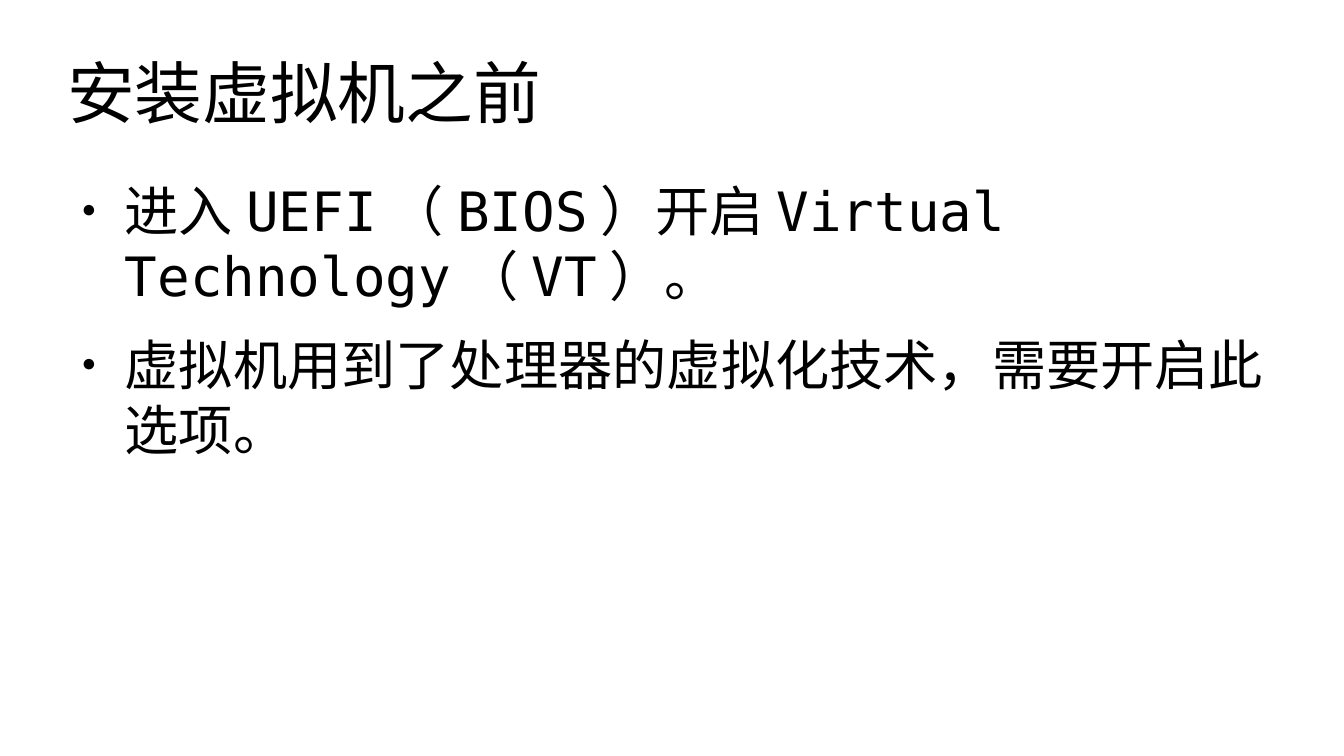
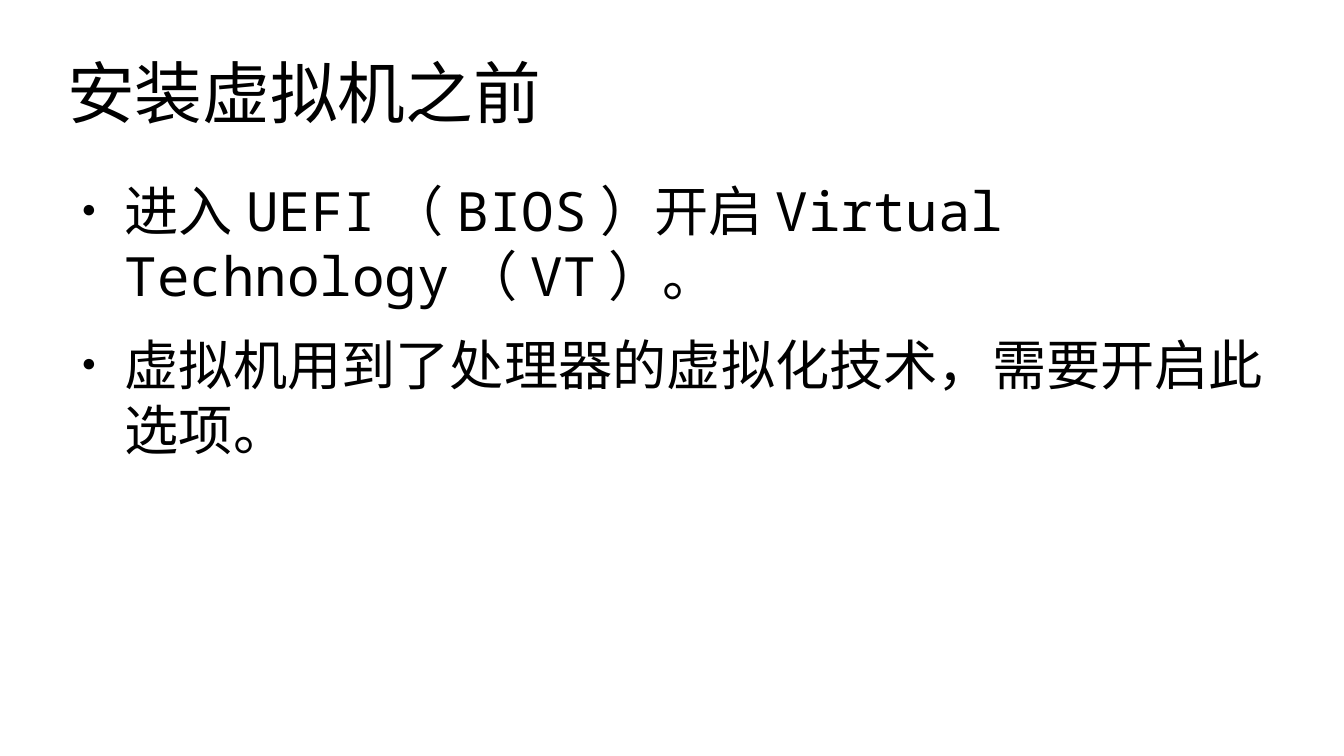
Before and after one commit to master-genius/linux-system, a slide deck: slide 6 of materials/slides/ch00-准备工作.odp. Drawn at 1344x756 pixels with LibreOffice and Linux fonts; fonts in the diff are those of the drawing. Boxes give left, top, right and bottom in pixels: in the first picture for what was removed or moved away, otherwise in the second. Text is boxed around its words. In the diff, an @@ line names an element or a change of style, - is before the commit and + after.

```diff
--- a/materials/slides/ch00-准备工作.odp
+++ b/materials/slides/ch00-准备工作.odp
@@ text "进入UEFI（BIOS）开启Virtual Technology（VT）。" at (x1=125, y1=184, x2=1263, y2=454): font DejaVu Sans Mono to Noto Sans Mono @@
```
Also in this commit, not shown: 7 other slides changed, 34 other files.
